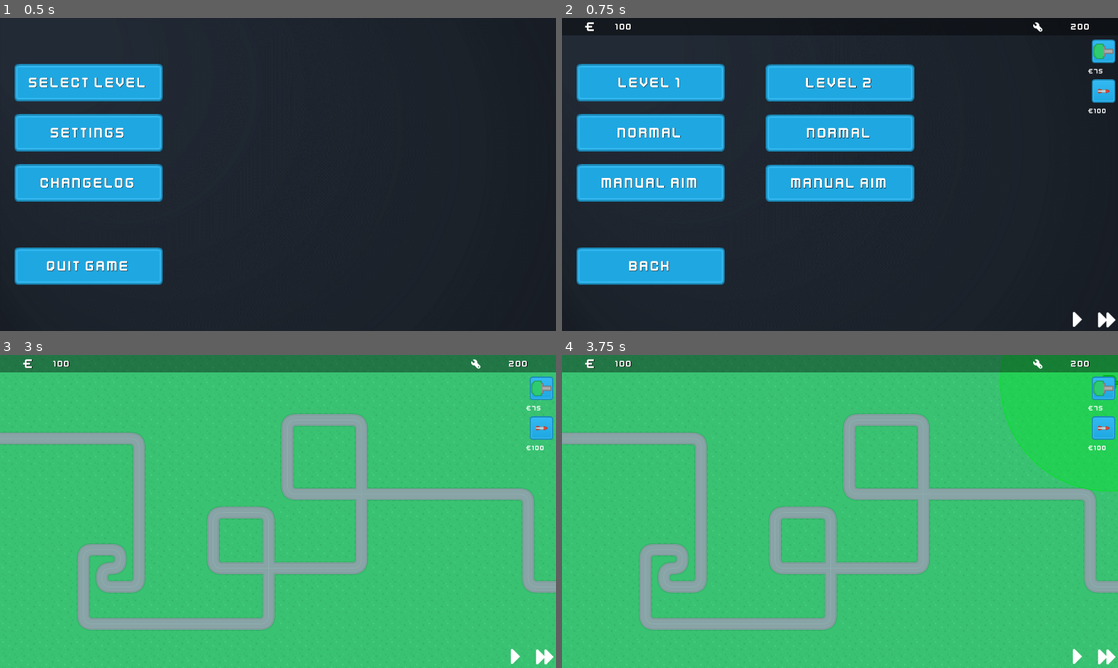
Above: before the commit, frames 1-4 (two rows, left to right).
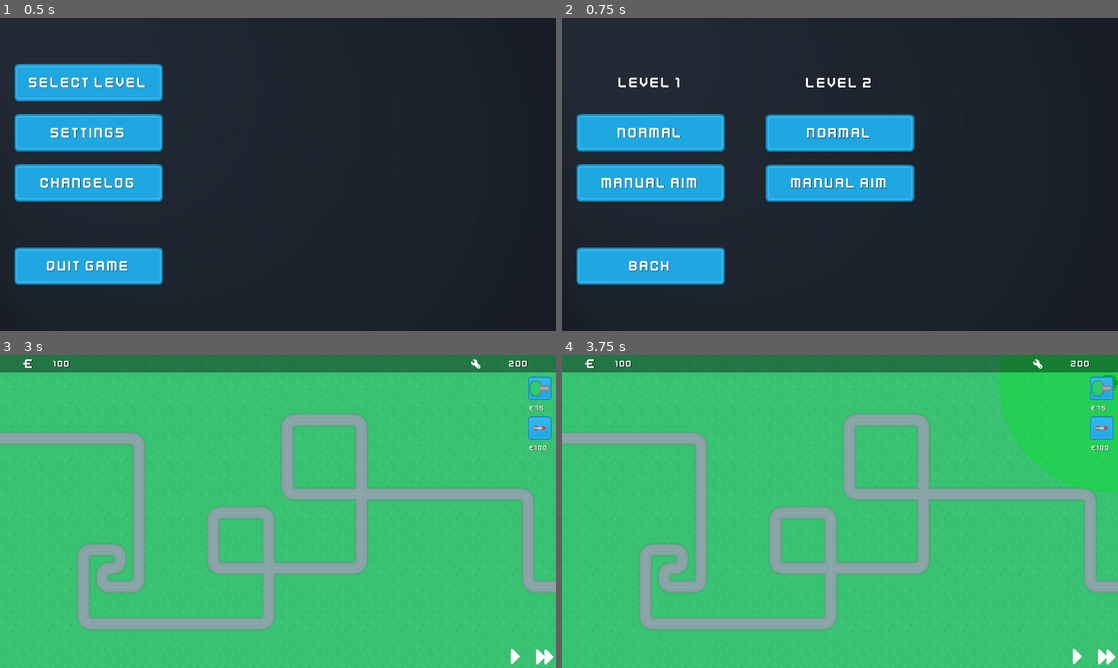
Above: after the commit, the same moments.

Repository: Sondervick/PWS-TowerDefense-Game
Game: Godot game, scene res://Scenes/scene_handler.tscn
Same seed, same stepped clock (60 frames per second), same inputs: the game is played once before the commit and once after it.
Inputs (mouse positions are in pixels of both pictures, inside the frame that each line leads up to):
- Up to frame 1 (0.5 s): no input
- Up to frame 2 (0.75 s): click "SELECT LEVEL" at 0.5 s
- Up to frame 3 (3 s): click "LEVEL 1" at 1.25 s; click "LEVEL 1" at 2 s; click "NORMAL" at 2.75 s
- Up to frame 4 (3.75 s): click (1101, 389) at 3.5 s

Frame 1 is identical in both runs. In frame 2, 7.2% of the frame differs, in the area x 2-100%, y 1-99%; in frame 3, 0.3%; in frame 4, 0.3%.

Commit message:
:bug: fixed bugs
:bug: fixed: shoot timer gets paused
UE increased

Diff:
--- a/Scenes/GameScene.tscn
+++ b/Scenes/GameScene.tscn
@@ -22,6 +22,7 @@
 [node name="LevelSelect" parent="UI" instance=ExtResource("2_vwkla")]
 
 [node name="HUD" type="Control" parent="UI"]
+visible = false
 layout_mode = 3
 anchors_preset = 15
 anchor_right = 1.0
@@ -35,8 +36,9 @@
 anchors_preset = 1
 anchor_left = 1.0
 anchor_right = 1.0
-offset_left = -100.0
+offset_left = -96.0
 offset_top = 60.0
+offset_right = -16.0
 offset_bottom = 360.0
 grow_horizontal = 0
 theme_override_constants/separation = 15
@@ -63,6 +65,8 @@
 
 [node name="Gun1Price" type="Label" parent="UI/HUD/BuildMenu"]
 layout_mode = 2
+theme_override_colors/font_shadow_color = Color(0, 0, 0, 1)
+theme_override_constants/shadow_offset_y = 1
 theme_override_fonts/font = ExtResource("10_vwsyo")
 theme_override_font_sizes/font_size = 24
 text = "999"
@@ -87,6 +91,8 @@
 
 [node name="Gun2Price" type="Label" parent="UI/HUD/BuildMenu"]
 layout_mode = 2
+theme_override_colors/font_shadow_color = Color(0, 0, 0, 1)
+theme_override_constants/shadow_offset_y = 1
 theme_override_fonts/font = ExtResource("10_vwsyo")
 theme_override_font_sizes/font_size = 24
 text = "999"
--- a/Scenes/Towers/Turrets.gd
+++ b/Scenes/Towers/Turrets.gd
@@ -75,7 +75,7 @@
 		enemy.on_hit(GameData.tower_data[type]["damage"])
 
 	#Wait for a the fire_rate to pass, then set fire_ready to true to fire again.
-	await(get_tree().create_timer(GameData.tower_data[type]["fire_rate"]).timeout)
+	await(get_tree().create_timer(GameData.tower_data[type]["fire_rate"], false).timeout)
 	fire_ready = true
 
 func _on_range_body_entered(body):
--- a/Scenes/UI.gd
+++ b/Scenes/UI.gd
@@ -106,5 +106,5 @@
 #
 
 func auto_price():
-	get_node("HUD/BuildMenu/Gun1Price").set_text("€" + str(GameData.tower_data["gun_tier_1"]["costs"]))
-	get_node("HUD/BuildMenu/Gun2Price").set_text("€" + str(GameData.tower_data["missile_tier_1"]["costs"]))
+	get_node("HUD/BuildMenu/Gun1Price").set_text(" €" + str(GameData.tower_data["gun_tier_1"]["costs"]))
+	get_node("HUD/BuildMenu/Gun2Price").set_text(" €" + str(GameData.tower_data["missile_tier_1"]["costs"]))
--- a/Scenes/UIScenes/Changelog.tscn
+++ b/Scenes/UIScenes/Changelog.tscn
@@ -105,16 +105,18 @@
 text = "V1.1.0-ALPHA:
 
 Additions:
-- Map 2 (waiting for addition)
+- Map 2
 - Tower prices
 
-Changed:
+Changes:
 - Fixed health indicator (Wrench)
 - Added fast forward indicator (now turns green when enabled)
+- Made it more obivious what to press in level select
 
 BUG FIXES:
 - When the enemy leaves the map, no longer grant money (Sten)
 - Crashes when spamming buy enemy (sten)
+- Tower cooldown is also paused when game is paused (sten)
 
 
 
--- a/Scenes/UIScenes/LevelSelect.tscn
+++ b/Scenes/UIScenes/LevelSelect.tscn
@@ -45,7 +45,6 @@
 custom_minimum_size = Vector2(512, 128)
 layout_mode = 2
 size_flags_horizontal = 0
-texture_normal = ExtResource("2_uer4a")
 stretch_mode = 0
 
 [node name="Label" type="Label" parent="Margin/Level1VBC/Level1"]
@@ -144,7 +143,6 @@
 custom_minimum_size = Vector2(512, 128)
 layout_mode = 2
 size_flags_horizontal = 0
-texture_normal = ExtResource("2_uer4a")
 stretch_mode = 0
 
 [node name="Label" type="Label" parent="Margin/Level2VBC/Level2"]
Not shown, changed: export_presets.cfg
